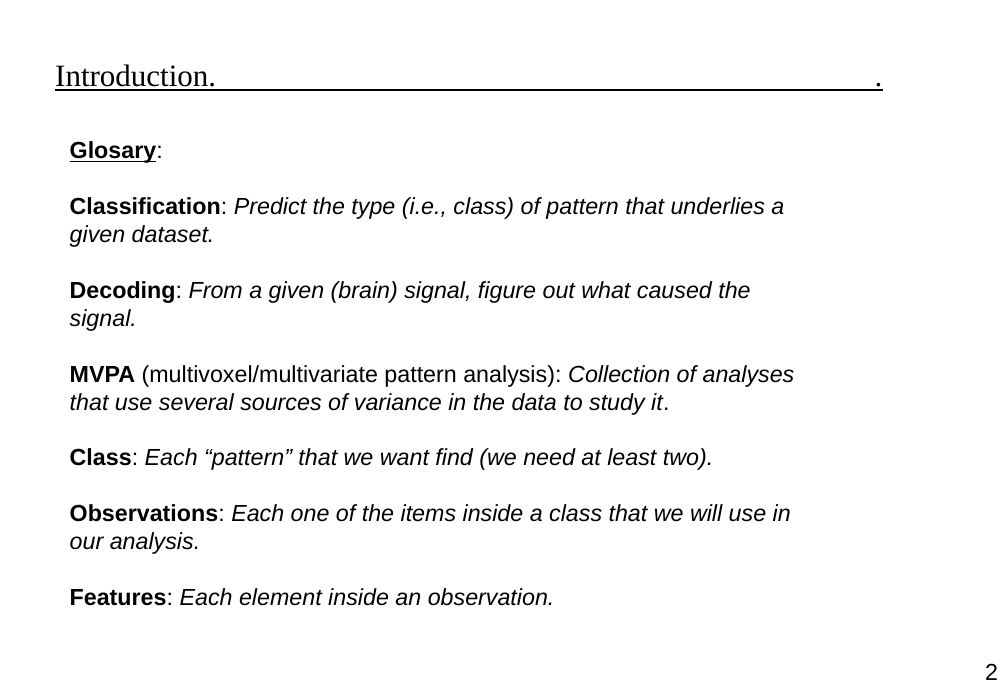
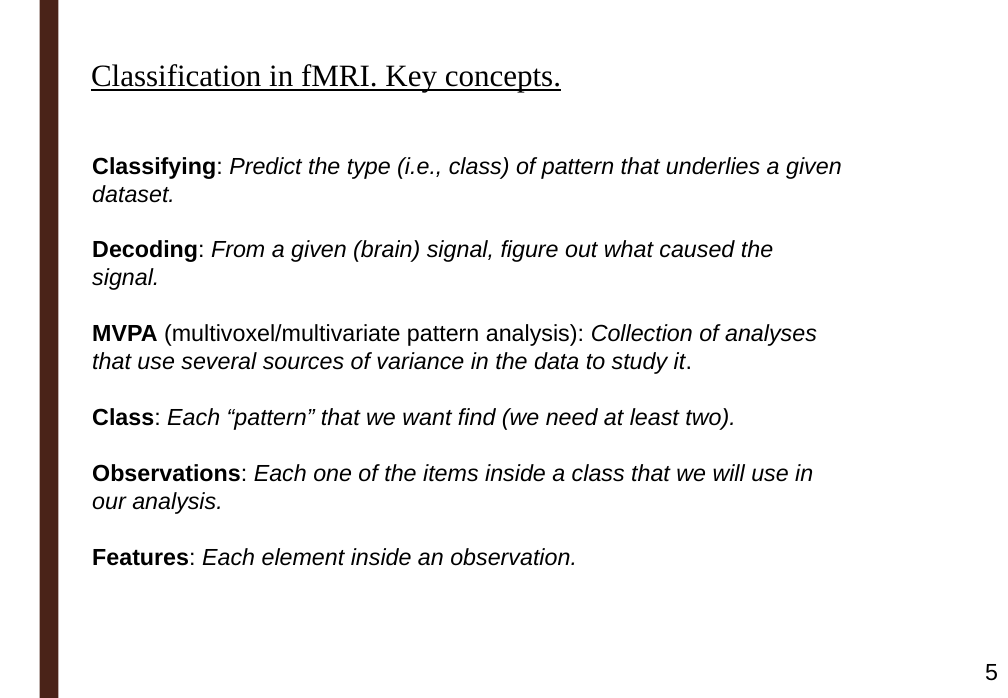
Before and after one commit to ortiztud/fmri_analysis_intro, a slide deck: slide 5 of slides/slides_session-5.pptx (slide 2 before the commit). Drawn at 1008x698 pixels with LibreOffice and Linux fonts; fonts in the diff are those of the drawing; background and template pictures are left out. Boxes give left, top, right and bottom in pixels: in the first picture for what was removed or moved away, otherwise in the second. Text is boxed around its words. In the diff, an @@ line names an element or a change of style, - is before the commit and + after.

```diff
--- a/slides/slides_session-5.pptx
+++ b/slides/slides_session-5.pptx
@@ rectangle added at bbox=[39, 0, 58, 698], fill #4A2318 @@
@@ text at bbox=[91, 64, 561, 92]: text changed @@
-Introduction. .
+Classification in fMRI. Key concepts.
@@ text "Classifying: Predict the type (i.e., ...": place and size @@
-text "Classifying: Predict the type (i.e., ..." at bbox=[70, 141, 795, 606]
+text "Classifying: Predict the type (i.e., ..." at bbox=[92, 157, 842, 566]
@@ text at bbox=[92, 157, 842, 203]: text changed @@
-Glosary:
-Classification: Predict the type (i.e., class) of pattern that underlies a given dataset.
+Classifying: Predict the type (i.e., class) of pattern that underlies a given dataset.
@@ page number at bbox=[985, 664, 998, 681]: text changed @@
-2
+5
```
Also in this commit, not shown: 19 other slides changed, 15 slides added, 7 slides removed, 1 other file.
